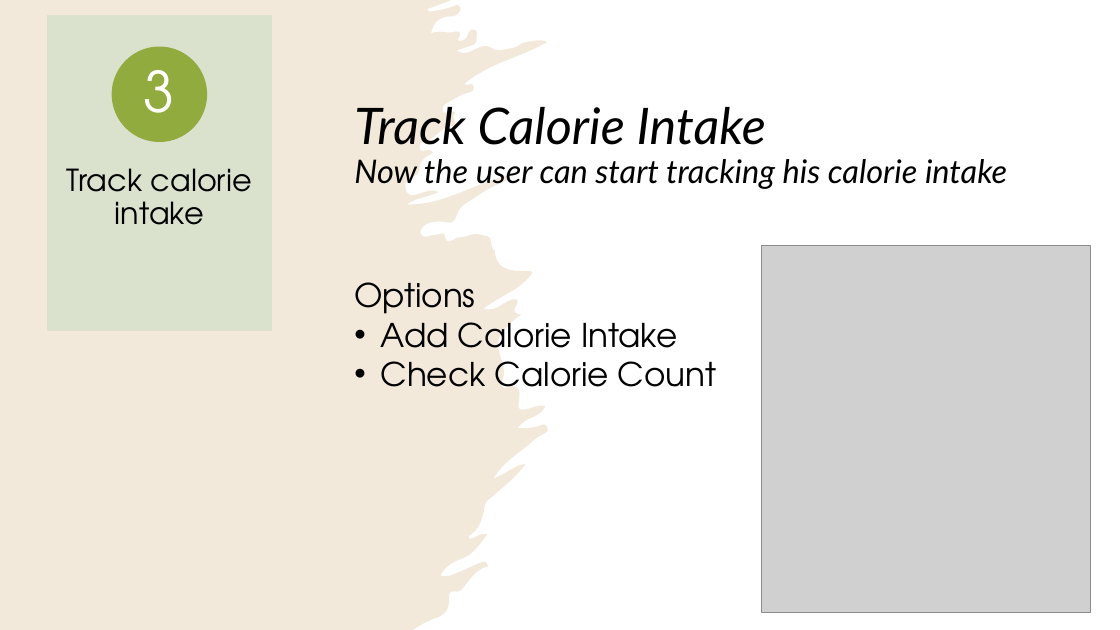
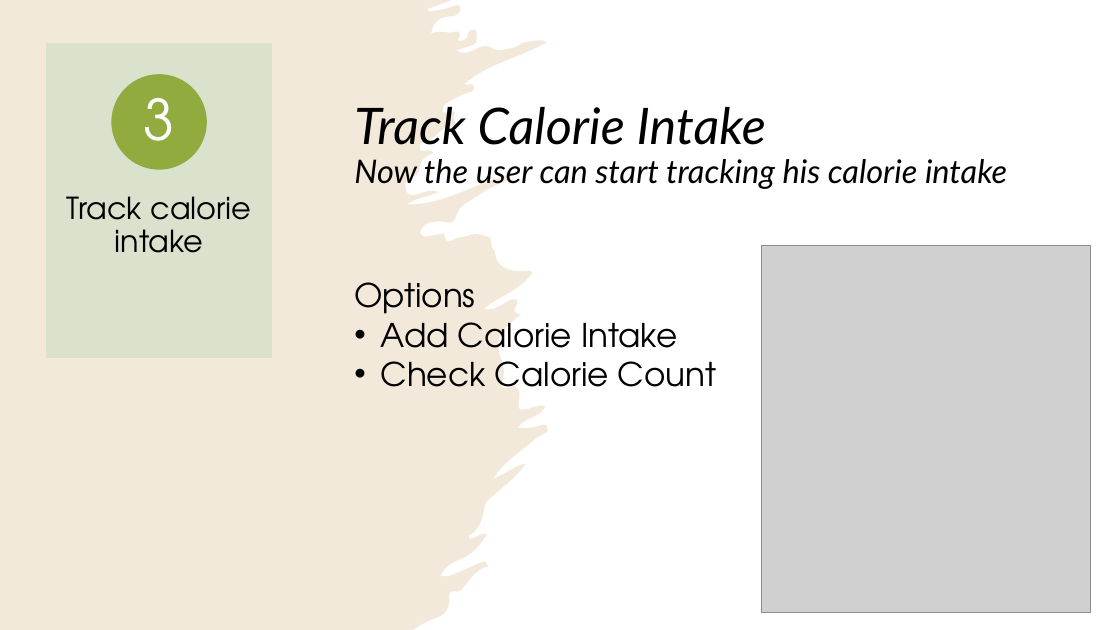
Before and after one commit to alizapeikes/CalorieCounter, a slide deck: slide 12 of About Calorie Counter.pptx (slide 13 before the commit). Drawn at 1120x630 pixels with LibreOffice and Linux fonts; fonts in the diff are those of the drawing; grey boxes stand for pictures. Boxes give left, top, right and bottom in pixels: in the first picture for what was removed or moved away, otherwise in the second. Text is boxed around its words. In the diff, an @@ line names an element or a change of style, - is before the commit and + after.

```diff
--- a/About Calorie Counter.pptx
+++ b/About Calorie Counter.pptx
@@ 1 text, 1 rectangle, 1 ellipse moved together from (x1=47, y1=16, x2=271, y2=330) to (x1=47, y1=44, x2=271, y2=358) @@
@@ text "3" moved from (x1=144, y1=70, x2=175, y2=113) to (x1=144, y1=98, x2=175, y2=141) @@
```
Also in this commit, not shown: 2 other slides changed, 5 slides added, 3 slides removed.
